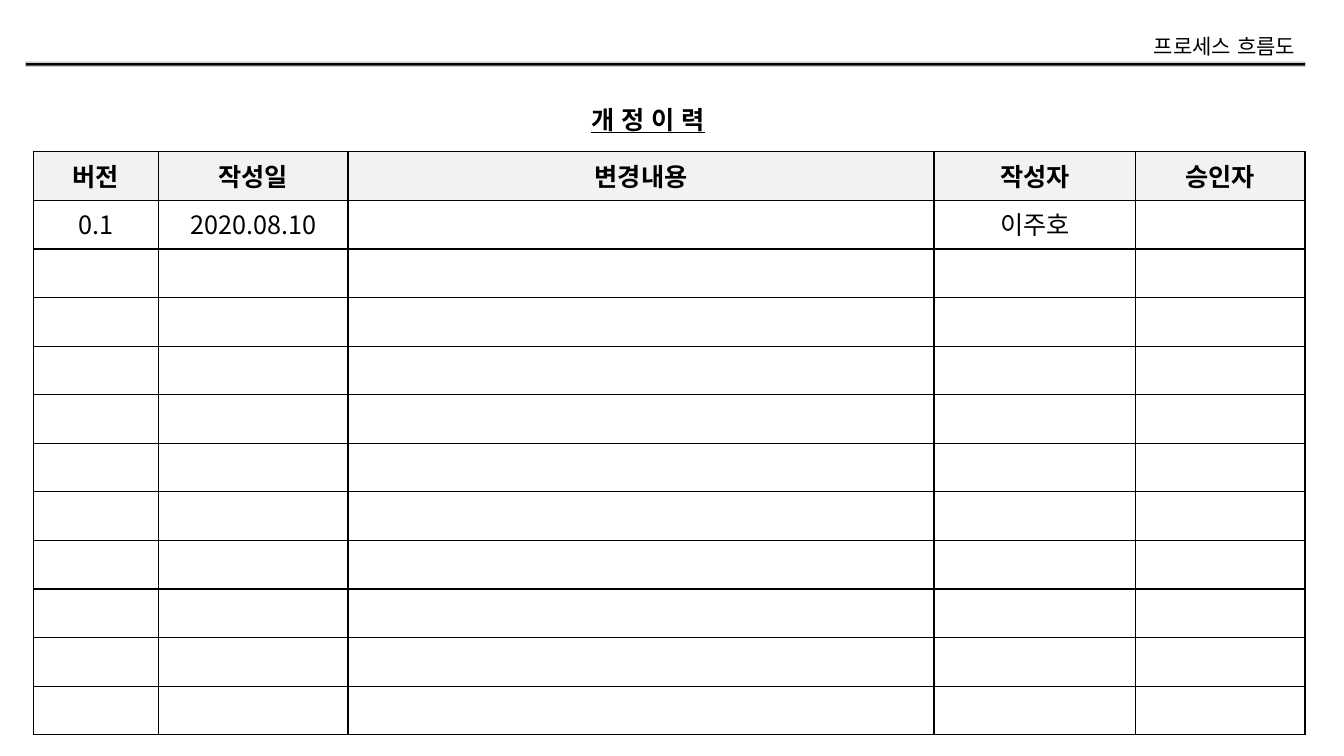
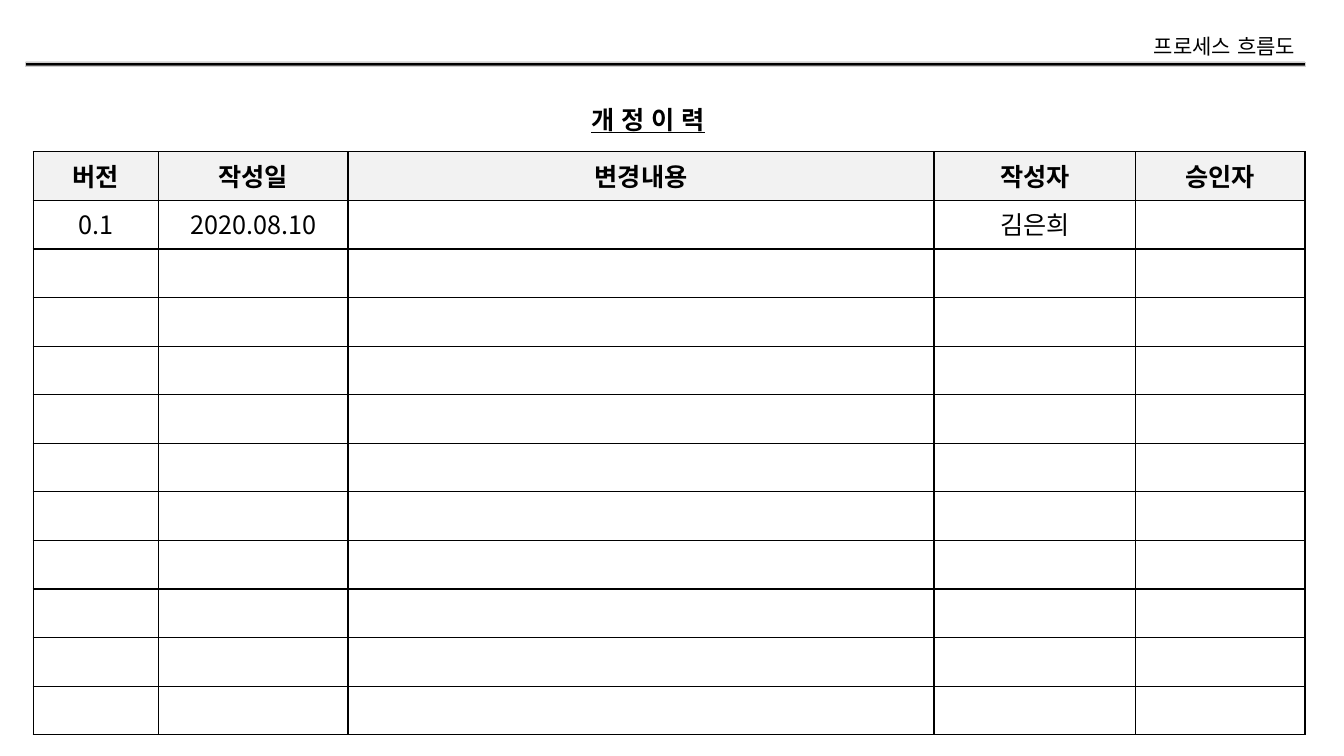
Before and after one commit to smilebulee/infogen_ims, a slide deck: slide 2 of 산출물/설계/AND-001.화면설계서/20200810_IMS_AND-07_화면설계서_스킬관리_v0.1.pptx. Drawn at 1344x756 pixels with LibreOffice and Linux fonts; fonts in the diff are those of the drawing. Boxes give left, top, right and bottom in pixels: in the first picture for what was removed or moved away, otherwise in the second. Text is boxed around its words. In the diff, an @@ line names an element or a change of style, - is before the commit and + after.

```diff
--- a/산출물/설계/AND-001.화면설계서/20200810_IMS_AND-07_화면설계서_스킬관리_v0.1.pptx
+++ b/산출물/설계/AND-001.화면설계서/20200810_IMS_AND-07_화면설계서_스킬관리_v0.1.pptx
@@ table at bbox=[33, 152, 1305, 736] @@
-row 2, column 4: 이주호
+row 2, column 4: 김은희
```
Also in this commit, not shown: 1 other slide changed, 1 other file.
